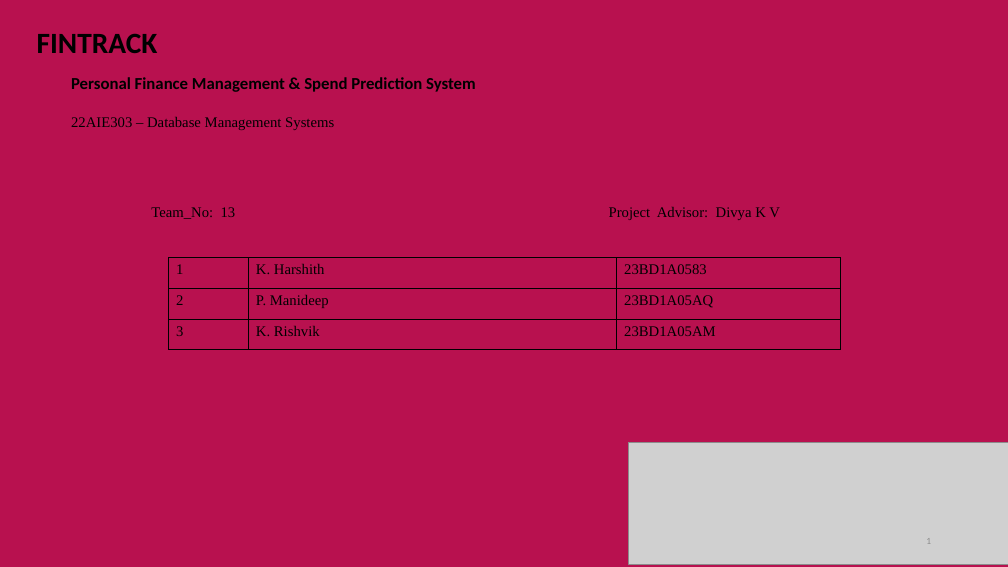
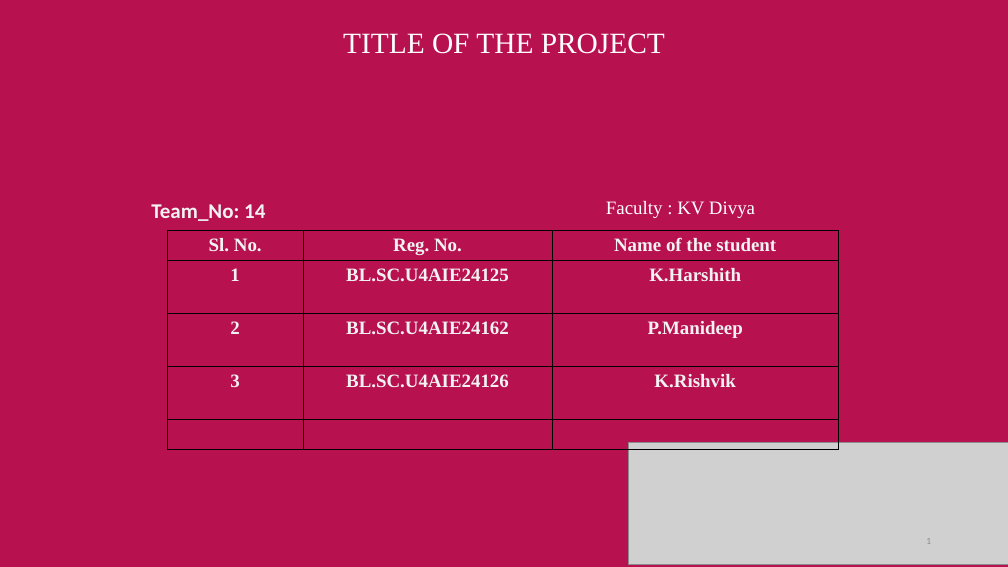
Before and after one commit to harshithchowdary999/Fintrack, a slide deck: slide 1 of FinTrack_Presentation.pptx. Drawn at 1008x567 pixels with LibreOffice and Linux fonts; fonts in the diff are those of the drawing; grey boxes stand for pictures. Boxes give left, top, right and bottom in pixels: in the first picture for what was removed or moved away, otherwise in the second. Text is boxed around its words. In the diff, an @@ line names an element or a change of style, - is before the commit and + after.

```diff
--- a/FinTrack_Presentation.pptx
+++ b/FinTrack_Presentation.pptx
@@ text at [343, 33, 665, 54]: text changed; font Calibri to Times New Roman; text colour #000000 to #FFFFFF; bold off @@
-FINTRACK
+TITLE OF THE PROJECT
@@ text removed at [71, 77, 476, 92] @@
-Personal Finance Management & Spend Prediction System
@@ text removed at [71, 117, 334, 130] @@
-22AIE303 – Database Management Systems
@@ text at [151, 204, 265, 221]: text changed; size 14 to 20 pt; font Times New Roman to Calibri; text colour #000000 to #F2F2F2; bold on @@
-Team_No: 13 Project Advisor: Divya K V
+Team_No: 14
@@ text added at [606, 201, 755, 218], 18 pt, text #FFFFFF @@
+Faculty : KV Divya
@@ table at [168, 231, 839, 450] @@
-row 1: 1 | K. Harshith | 23BD1A0583
-row 2: 2 | P. Manideep | 23BD1A05AQ
-row 3: 3 | K. Rishvik | 23BD1A05AM
+row 1: Sl. No. | Reg. No. | Name of the student
+row 2: 1 | BL.SC.U4AIE24125 | K.Harshith
+row 3: 2 | BL.SC.U4AIE24162 | P.Manideep
+row 4: 3 | BL.SC.U4AIE24126 | K.Rishvik
+row 5:  |  | 
@@ table: place and size @@
-table at [169, 258, 841, 350]
+table at [168, 231, 839, 450]
```
Also in this commit, not shown: 2 other slides changed, 3 other files.
